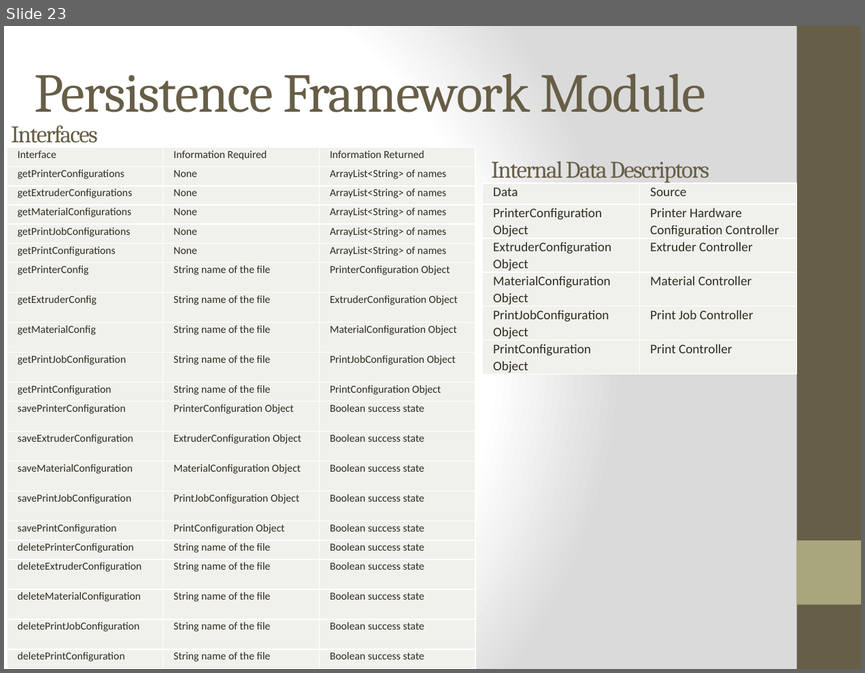
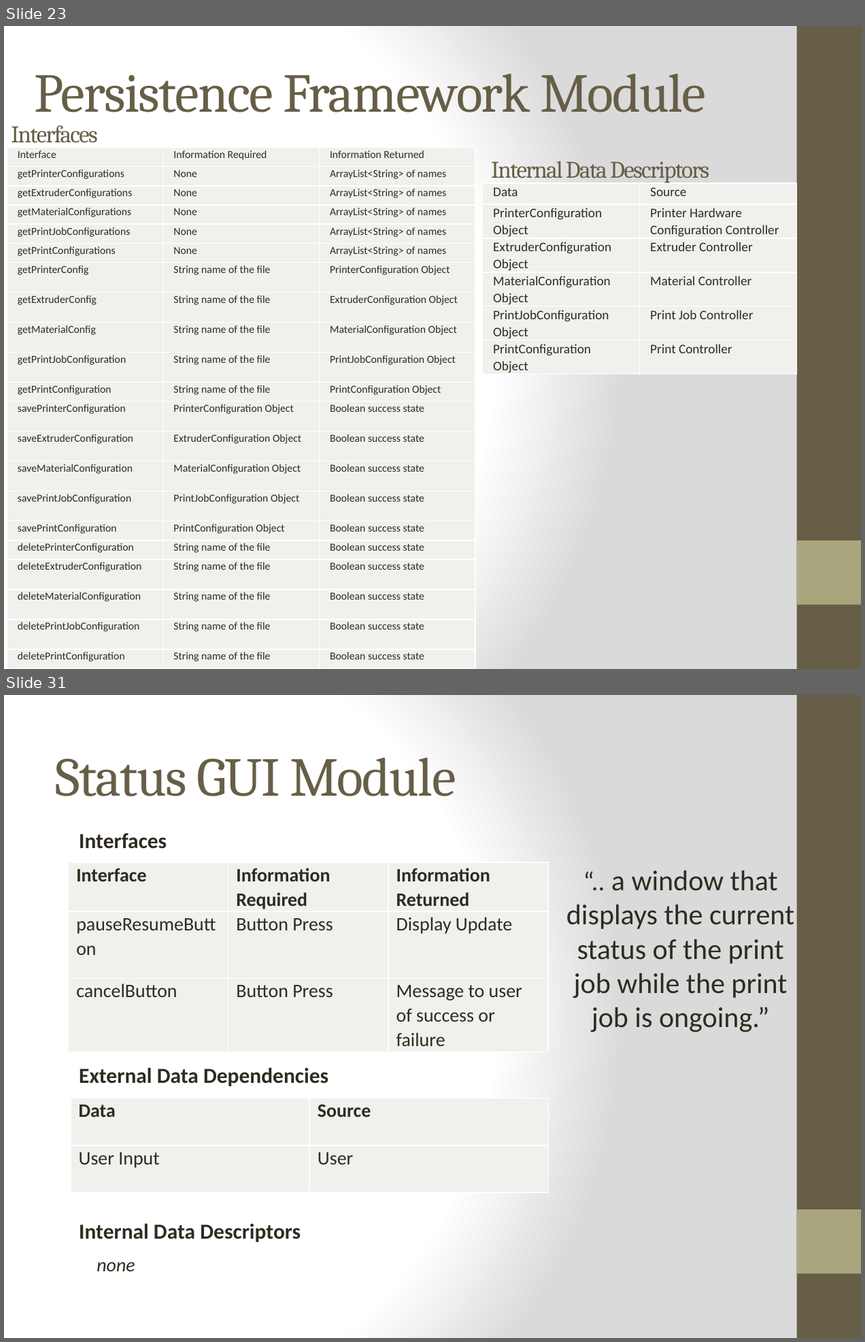
Before and after one commit to qpHalcy0n/SRDesign, a slide deck: DDS Presentation/Team Ink3d DDS.pptx. Shown one above the other, each under a label of ours: slide 23 before the commit, slides 23 and 31 after it; the slides between them are not shown. The pictures are 865x673 and 865x1342 pixels, drawn with LibreOffice and Linux fonts; fonts in the diff are those of the drawing. Boxes give left, top, right and bottom in pixels: in the first picture for what was removed or moved away, otherwise in the second. Text is boxed around its words. In the diff, an @@ line names an element or a change of style, - is before the commit and + after.

```diff
--- a/DDS Presentation/Team Ink3d DDS.pptx
+++ b/DDS Presentation/Team Ink3d DDS.pptx
@@ slide 31 added at <box>4,695,861,1338</box>, background gradient #FFFFFF to #DADADA; not listed: 2 template elements that a slide beside it also shows @@
@@ title added at <box>56,758,456,796</box>, 46 pt, text #675E47 @@
+Status GUI Module
@@ text added at <box>79,833,167,849</box>, 18 pt, text #2F2B20, bold @@
+Interfaces
@@ table added at <box>68,862,549,1049</box>, 3 rows, 3 columns @@
+Interface | Information Required | Information Returned
+pauseResumeButton | Button Press | Display Update
+cancelButton | Button Press | Message to user of success or failure
@@ text added at <box>566,870,794,1032</box>, 24 pt, text #2F2B20 @@
+“.. a window that displays the current status of the print job while the print job is ongoing.”
@@ text added at <box>79,1068,328,1086</box>, 18 pt, text #2F2B20, bold @@
+External Data Dependencies
@@ table added at <box>71,1098,549,1192</box>, 2 rows, 2 columns @@
+Data | Source
+User Input | User
@@ text added at <box>79,1223,300,1242</box>, 18 pt, text #2F2B20, bold @@
+Internal Data Descriptors
@@ text added at <box>96,1261,135,1271</box>, 16 pt, text #2F2B20, italic @@
+none
```
Also in this commit, not shown: 9 slides changed, 44 other slides added.
